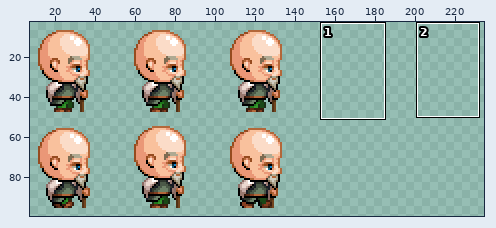
A sprite sheet gets an edit: Assets/Actors/bedugga_stock_2.png. The first picture is a wide view before the edit; the outline marks the close-up.
Close-up. Before the commit:
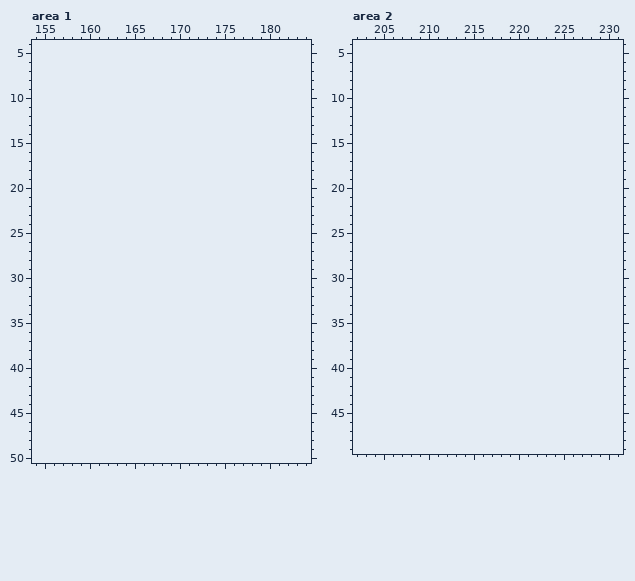
The file is 144x96 pixels. Colours within 5 levels of each other are drawn and written as one. Shown: area 1: x 154..184, y 4..50; area 2: x 202..231, y 4..49. The old version is drawn lined up with the new one, on the new canvas. The wide view leaves out empty margins. The commit also changed other parts of the picture, which this record leaves out.
New version:
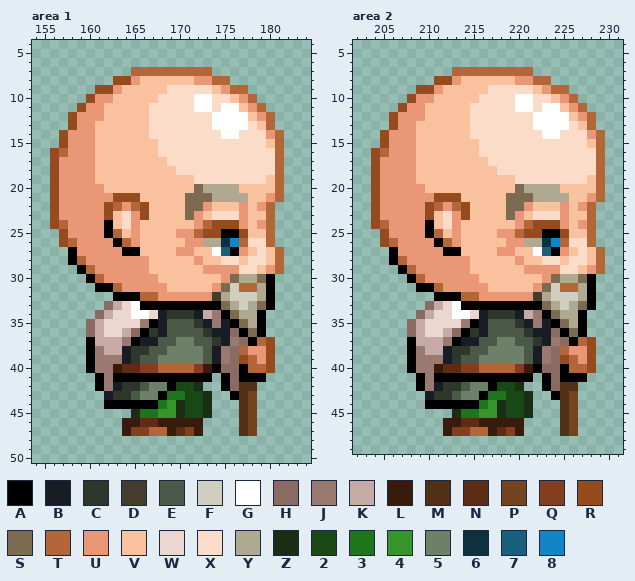
Palette (. is transparent): A #000000  B #181c25  C #2f372d  D #453c2e  E #4b5948  F #d0cdc1  G #ffffff  H #896b63  J #9a7970  K #c5aaa5  L #391b0d  M #513015  N #5c2c16  P #73441e  Q #833d1f  R #964b1f  S #7d6b51  T #b36739  U #ea9777  V #f9c19d  W #ebd7cf  X #fbdcc8  Y #afa992  Z #1a2d15  2 #1a4716  3 #1d761b  4 #35952b  5 #6c8167  6 #0e303f  7 #1a607d  8 #1285c9
Changes in this commit:
canvas 144x96 -> 240x144
--- area 1
@@ x 154..184 @@
  6 ...............................
- 7 ...............................
- 8 ...............................
- 9 ...............................
-10 ...............................
-11 ...............................
-12 ...............................
-13 ...............................
-14 ...............................
-15 ...............................
-16 ...............................
-17 ...............................
-18 ...............................
-19 ...............................
-20 ...............................
-21 ...............................
-22 ...............................
-23 ...............................
-24 ...............................
-25 ...............................
-26 ...............................
-27 ...............................
-28 ...............................
-29 ...............................
-30 ...............................
-31 ...............................
-32 ...............................
-33 ...............................
-34 ...............................
-35 ...............................
-36 ...............................
-37 ...............................
-38 ...............................
-39 ...............................
-40 ...............................
-41 ...............................
-42 ...............................
-43 ...............................
-44 ...............................
-45 ...............................
-46 ...............................
-47 ...............................
+ 7 ...........TTTTTTTTT...........
+ 8 .........RRUVVVVVVUUTT.........
+ 9 .......RRUVVVVVXXXXXVUTT.......
+10 ......RUUVVVVVXXXXGGXXVUT......
+11 .....RUUVVVVVXXXXXGGXGGVUT.....
+12 ....RUUUVVVVVXXXXXXXGGGGVUT....
+13 ....RUUVVVVVVXXXXXXXGGGGXVT....
+14 ...RUUUVVVVVVXXXXXXXXGGXXXUT...
+15 ...RUUUVVVVVVVXXXXXXXXXXXXVT...
+16 ..RTUUUVVVVVVVXXXXXXXXXXXXXT...
+17 ..RUUUUVVVVVVVVXXXXXXXXXXXXT...
+18 ..RUUUUVVVVVVVVVXXXXXXXXXXXT...
+19 ..RUUUUVVVVVVVVVVVXXXXXXXXVT...
+20 ..RUUUUUVVVVVVVVVVSYYYYVVVVT...
+21 ..RUUUUUURRRVVVVVSSSYYYYVVUT...
+22 ..RUUUUURTUTRVVVVSSUVVVUVUT....
+23 ..RUUUUURVXURVVVVSUVXXXUVVT....
+24 ..RTUUUUAVXUVVVVVVUTRRRUVUT....
+25 ...RUUUUATVUVVVVUUTRRAARVVT....
+26 ...RTUUUUATUVVVVVUUYY68TXXT....
+27 ....AUUUUUAAVVVVUUVVG7AUVXVT...
+28 ....ATUUUUUUUVVVVVUVVXXVXXVT...
+29 .....ATUUUUUUVVVVVVUUUUXXVUT...
+30 ......ATUUUUUUVVVVVVVUSYYSA....
+31 .......AATUUUUUVVVVVUSFTTYA....
+32 .........AAATTUUUUUUDYFFFYA....
+33 ........HKWGAAAAAAAAASYFYSA....
+34 .......HKWWGGWBCCCBKJASYYA.....
+35 ......HKWWWWJABEEECBJBASYA.....
+36 ......HKWWKHACBEEEECBBHASA.....
+37 ......AKKKJABBEE55EECBJHATR....
+38 ......AJKKBCCEE5555EBJHTUUR....
+39 ......AJJJBCEE55555EBJHRTUR....
+40 ......AJJLNNQQTTTTQLAHHATTR....
+41 .......AJAAAAAAAAAAA.AHAAA.....
+42 .......AJBCCE55A22Z..AHMM......
+43 ........BCCE55A3322Z..AMP......
+44 ........AAAAAA34Z22Z...MP......
+45 ...........Z3344Z22Z...MP......
+46 ..........LLNNLLLLL....MP......
+47 ..........LQQTTLNQL....MP......
 48 ...............................
--- area 2
@@ x 202..231 @@
  6 ..............................
- 7 ..............................
- 8 ..............................
- 9 ..............................
-10 ..............................
-11 ..............................
-12 ..............................
-13 ..............................
-14 ..............................
-15 ..............................
-16 ..............................
-17 ..............................
-18 ..............................
-19 ..............................
-20 ..............................
-21 ..............................
-22 ..............................
-23 ..............................
-24 ..............................
-25 ..............................
-26 ..............................
-27 ..............................
-28 ..............................
-29 ..............................
-30 ..............................
-31 ..............................
-32 ..............................
-33 ..............................
-34 ..............................
-35 ..............................
-36 ..............................
-37 ..............................
-38 ..............................
-39 ..............................
-40 ..............................
-41 ..............................
-42 ..............................
-43 ..............................
-44 ..............................
-45 ..............................
-46 ..............................
-47 ..............................
+ 7 ...........TTTTTTTTT..........
+ 8 .........RRUVVVVVVUUTT........
+ 9 .......RRUVVVVVXXXXXVUTT......
+10 ......RUUVVVVVXXXXGGXXVUT.....
+11 .....RUUVVVVVXXXXXGGXGGVUT....
+12 ....RUUUVVVVVXXXXXXXGGGGVUT...
+13 ....RUUVVVVVVXXXXXXXGGGGXVT...
+14 ...RUUUVVVVVVXXXXXXXXGGXXXUT..
+15 ...RUUUVVVVVVVXXXXXXXXXXXXVT..
+16 ..RTUUUVVVVVVVXXXXXXXXXXXXXT..
+17 ..RUUUUVVVVVVVVXXXXXXXXXXXXT..
+18 ..RUUUUVVVVVVVVVXXXXXXXXXXXT..
+19 ..RUUUUVVVVVVVVVVVXXXXXXXXVT..
+20 ..RUUUUUVVVVVVVVVVSYYYYVVVVT..
+21 ..RUUUUUURRRVVVVVSSSYYYYVVUT..
+22 ..RUUUUURTUTRVVVVSSUVVVUVUT...
+23 ..RUUUUURVXURVVVVSUVXXXUVVT...
+24 ..RTUUUUAVXUVVVVVVUTRRRUVUT...
+25 ...RUUUUATVUVVVVUUTRRAARVVT...
+26 ...RTUUUUATUVVVVVUUYY68TXXT...
+27 ....AUUUUUAAVVVVUUVVG7AUVXVT..
+28 ....ATUUUUUUUVVVVVUVVXXVXXVT..
+29 .....ATUUUUUUVVVVVVUUUUXXVUT..
+30 ......ATUUUUUUVVVVVVVUSYYSA...
+31 .......AATUUUUUVVVVVUSFTTYA...
+32 .........AAATTUUUUUUDYFFFYA...
+33 ........HKWGAAAAAAAAASYFYSA...
+34 .......HKWWGGWBCCCBKJASYYA....
+35 ......HKWWWWJABEEECBJBASYA....
+36 ......HKWWKHACBEEEECBBHASA....
+37 ......AKKKJABBEE55EECBJHATR...
+38 ......AJKKBCCEE5555EBJHTUUR...
+39 ......AJJJBCEE55555EBJHRTUR...
+40 ......AJJLNNQQTTTTQLAHHATTR...
+41 .......AJAAAAAAAAAAA.AHAAA....
+42 .......AJBCCE55A22Z..AHMM.....
+43 ........BCCE55A3322Z..AMP.....
+44 ........AAAAAA34Z22Z...MP.....
+45 ...........Z3344Z22Z...MP.....
+46 ..........LLNNLLLLL....MP.....
+47 ..........LQQTTLNQL....MP.....
 48 ..............................
Boxes around the changes in both close-ups, in picture pixels (x1, y1, x2, y2):
added: (50, 67, 284, 436)
added: (371, 67, 605, 436)
